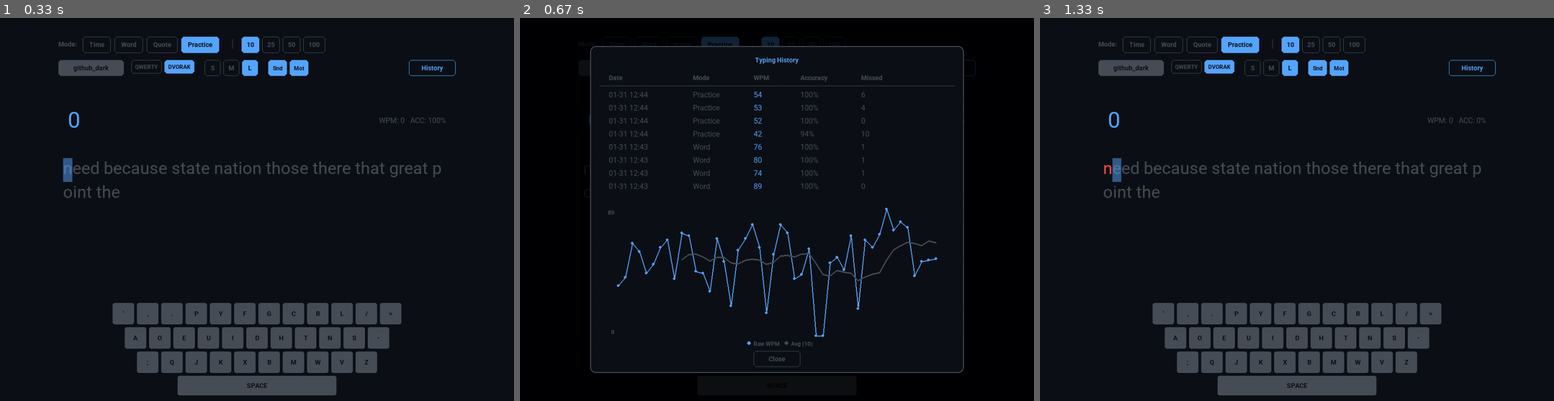
Above: before the commit, frames 1-3 (left to right).
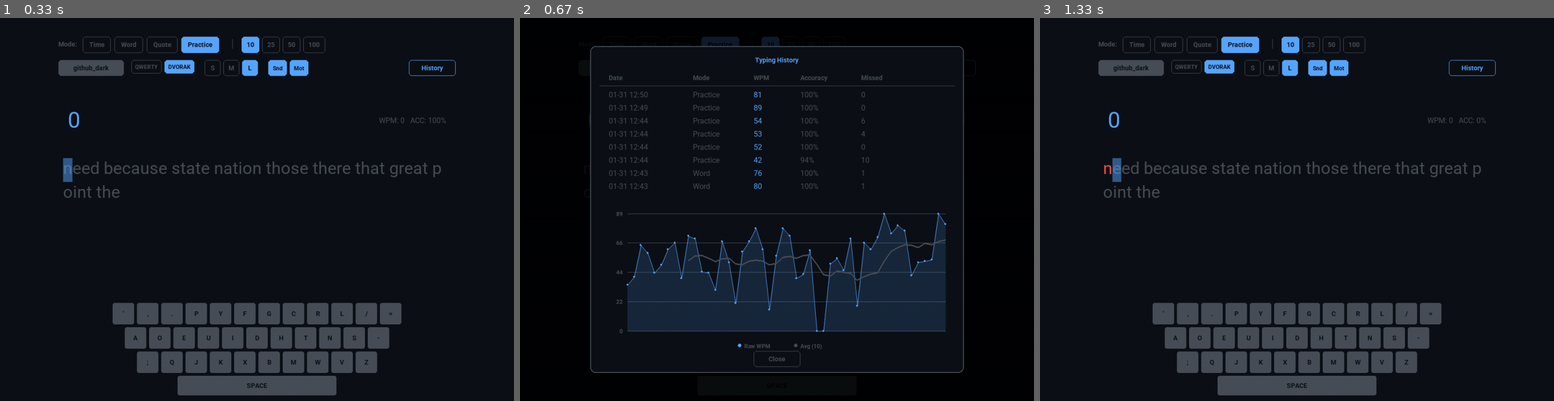
Above: after the commit, the same moments.

Repository: CH9-Abdo/typing-test-
Game: pygame game, started from main.py
Two runs of this game, one before a commit and one after it. Both use one fixed random seed, a clock stepped at 60 frames per second and the inputs below.
Inputs:
- Up to frame 1 (0.33 s): no input
- Up to frame 2 (0.67 s): click "History" at 0.38 s
- Up to frame 3 (1.33 s): click "X" at 0.72 s; tap Space at 1 s

Frame 1 is identical in both runs. In frame 2, 13% of the frame differs, in the area x 17-83%, y 19-87%; in frame 3, nothing differs.

Commit message:
fix practise mode error and improve the curve design

Diff:
--- a/logic.py
+++ b/logic.py
@@ -224,8 +224,8 @@
 
         self.calculate_stats()
 
-        # In word/quote mode, test is complete when user has typed the full text
-        if self.mode in ("word", "quote") and len(self.user_input) >= len(self.target_text):
+        # In word/quote/practice mode, test is complete when user has typed the full text
+        if self.mode in ("word", "quote", "practice") and len(self.user_input) >= len(self.target_text):
             return True
         return False
 
--- a/main.py
+++ b/main.py
@@ -515,8 +515,9 @@
         surface.blit(hint, (rect.centerx - hint.get_width() // 2, rect.bottom - 40))
 
     def draw_history_overlay(surface, theme):
+        # Semi-transparent bg
         overlay = pygame.Surface(surface.get_size(), pygame.SRCALPHA)
-        overlay.fill((0, 0, 0, 200))
+        overlay.fill((0, 0, 0, 210))
         surface.blit(overlay, (0, 0))
 
         sw, sh = surface.get_size()
@@ -529,6 +530,7 @@
 
         draw_text_centered(surface, "Typing History", font_ui_bold, theme["caret"], (rect.centerx, oy + 30))
 
+        # --- Table (Top Half) ---
         headers = ["Date", "Mode", "WPM", "Accuracy", "Missed"]
         col_x = [ox + 40, ox + 220, ox + 350, ox + 450, ox + 580]
         header_y = oy + 60
@@ -536,6 +538,7 @@
         for i, h in enumerate(headers):
             txt = font_ui_bold.render(h, True, theme["main"])
             surface.blit(txt, (col_x[i], header_y))
+
         pygame.draw.line(surface, theme["main"], (ox + 20, header_y + 25), (ox + ow - 20, header_y + 25), 1)
 
         history = HistoryManager.load_history()
@@ -558,9 +561,14 @@
                 surface.blit(txt, (col_x[i], row_y))
             row_y += 28
 
-        graph_top = row_y + 30
-        graph_h = rect.bottom - graph_top - 80
-        graph_rect = pygame.Rect(ox + 60, graph_top, ow - 120, graph_h)
+        # --- Graph (Bottom Half) ---
+        graph_top = row_y + 40
+        graph_h = rect.bottom - graph_top - 90
+        graph_w = ow - 120
+        graph_rect = pygame.Rect(ox + 80, graph_top, graph_w, graph_h)
+
+        # Graph Background/Grid
+        # pygame.draw.rect(surface, (30, 30, 30), graph_rect) # Optional dark bg for graph area
 
         graph_data = history[-50:]
         if len(graph_data) > 1:
@@ -571,19 +579,20 @@
                 max_wpm += 10
                 min_wpm = max(0, min_wpm - 10)
 
-            avg_points = []
-            window_size = 10
-            if len(wpm_values) >= window_size:
-                for i in range(len(wpm_values) - window_size + 1):
-                    window = wpm_values[i : i + window_size]
-                    avg = sum(window) / window_size
-                    avg_points.append((i + window_size - 1, avg))
-
-            max_lbl = font_ui_small.render(str(max_wpm), True, theme["main"])
-            min_lbl = font_ui_small.render(str(min_wpm), True, theme["main"])
-            surface.blit(max_lbl, (graph_rect.left - max_lbl.get_width() - 8, graph_rect.top))
-            surface.blit(min_lbl, (graph_rect.left - min_lbl.get_width() - 8, graph_rect.bottom - min_lbl.get_height()))
-
+            # Grid Lines
+            grid_steps = 4
+            for i in range(grid_steps + 1):
+                val = min_wpm + (max_wpm - min_wpm) * (i / grid_steps)
+                y_pos = graph_rect.bottom - (i / grid_steps) * graph_rect.height
+
+                # Grid line
+                pygame.draw.line(surface, theme["main"], (graph_rect.left, y_pos), (graph_rect.right, y_pos), 1)
+
+                # Axis Label
+                lbl = font_ui_small.render(f"{int(val)}", True, theme["main"])
+                surface.blit(lbl, (graph_rect.left - lbl.get_width() - 10, y_pos - lbl.get_height() // 2))
+
+            # Calculate Points
             points = []
             count = len(wpm_values)
             for i, wpm in enumerate(wpm_values):
@@ -592,28 +601,60 @@
                 py = graph_rect.bottom - norm * graph_rect.height
                 points.append((px, py))
 
+            # Draw Fill Under Curve (Raw WPM)
             if len(points) >= 2:
-                pygame.draw.lines(surface, theme["caret"], False, points, 2)
+                poly_points = points.copy()
+                poly_points.append((points[-1][0], graph_rect.bottom))
+                poly_points.append((points[0][0], graph_rect.bottom))
+
+                fill_surf = pygame.Surface(surface.get_size(), pygame.SRCALPHA)
+                r, g, b = theme["caret"]
+                pygame.draw.polygon(fill_surf, (r, g, b, 40), poly_points)
+                surface.blit(fill_surf, (0, 0))
+
+                # Antialiased Line
+                pygame.draw.aalines(surface, theme["caret"], False, points)
+                # Markers
                 for p in points:
-                    pygame.draw.circle(surface, theme["caret"], (int(p[0]), int(p[1])), 3)
-
-            if len(avg_points) >= 2:
-                ma_screen_points = []
-                for idx, val in avg_points:
-                    px = graph_rect.left + (idx / (count - 1)) * graph_rect.width
-                    norm = (val - min_wpm) / (max_wpm - min_wpm)
-                    norm = max(0, min(1, norm))
-                    py = graph_rect.bottom - norm * graph_rect.height
-                    ma_screen_points.append((px, py))
-                pygame.draw.lines(surface, theme["main"], False, ma_screen_points, 3)
-
-            legend_y = graph_rect.bottom + 10
-            pygame.draw.circle(surface, theme["caret"], (rect.centerx - 60, legend_y + 6), 4)
+                    pygame.draw.circle(surface, theme["caret"], (int(p[0]), int(p[1])), 2)
+
+            # Moving Average
+            window_size = 10
+            if len(wpm_values) >= window_size:
+                avg_points = []
+                for i in range(len(wpm_values) - window_size + 1):
+                    window = wpm_values[i : i + window_size]
+                    avg = sum(window) / window_size
+                    avg_points.append((i + window_size - 1, avg))
+
+                if len(avg_points) >= 2:
+                    ma_screen_points = []
+                    for idx, val in avg_points:
+                        px = graph_rect.left + (idx / (count - 1)) * graph_rect.width
+                        norm = (val - min_wpm) / (max_wpm - min_wpm)
+                        norm = max(0, min(1, norm))
+                        py = graph_rect.bottom - norm * graph_rect.height
+                        ma_screen_points.append((px, py))
+
+                    # Draw thick smooth line for average
+                    # Since aalines doesn't support thickness > 1 well, we draw multiple offsets or just normal lines
+                    # For "Curve", standard lines with thickness 2 or 3 is best.
+                    pygame.draw.lines(surface, theme["main"], False, ma_screen_points, 3)
+
+            # Legend
+            legend_y = graph_rect.bottom + 25
+
+            # Legend Item 1
+            lx1 = rect.centerx - 80
+            pygame.draw.circle(surface, theme["caret"], (lx1, legend_y + 6), 4)
             l1 = font_ui_small.render("Raw WPM", True, theme["main"])
-            surface.blit(l1, (rect.centerx - 50, legend_y))
-            pygame.draw.circle(surface, theme["main"], (rect.centerx + 20, legend_y + 6), 4)
+            surface.blit(l1, (lx1 + 10, legend_y))
+
+            # Legend Item 2
+            lx2 = rect.centerx + 40
+            pygame.draw.circle(surface, theme["main"], (lx2, legend_y + 6), 4)
             l2 = font_ui_small.render(f"Avg ({window_size})", True, theme["main"])
-            surface.blit(l2, (rect.centerx + 30, legend_y))
+            surface.blit(l2, (lx2 + 10, legend_y))
 
         elif len(graph_data) == 1:
              msg = font_ui.render("Not enough data for graph", True, theme["main"])
--- a/typing_history.json
+++ b/typing_history.json
@@ -320,5 +320,19 @@
         "wpm": 54,
         "accuracy": 100,
         "missed": 6
+    },
+    {
+        "timestamp": "2026-01-31 12:49:53",
+        "mode": "practice",
+        "wpm": 89,
+        "accuracy": 100,
+        "missed": 0
+    },
+    {
+        "timestamp": "2026-01-31 12:50:05",
+        "mode": "practice",
+        "wpm": 81,
+        "accuracy": 100,
+        "missed": 0
     }
 ]
